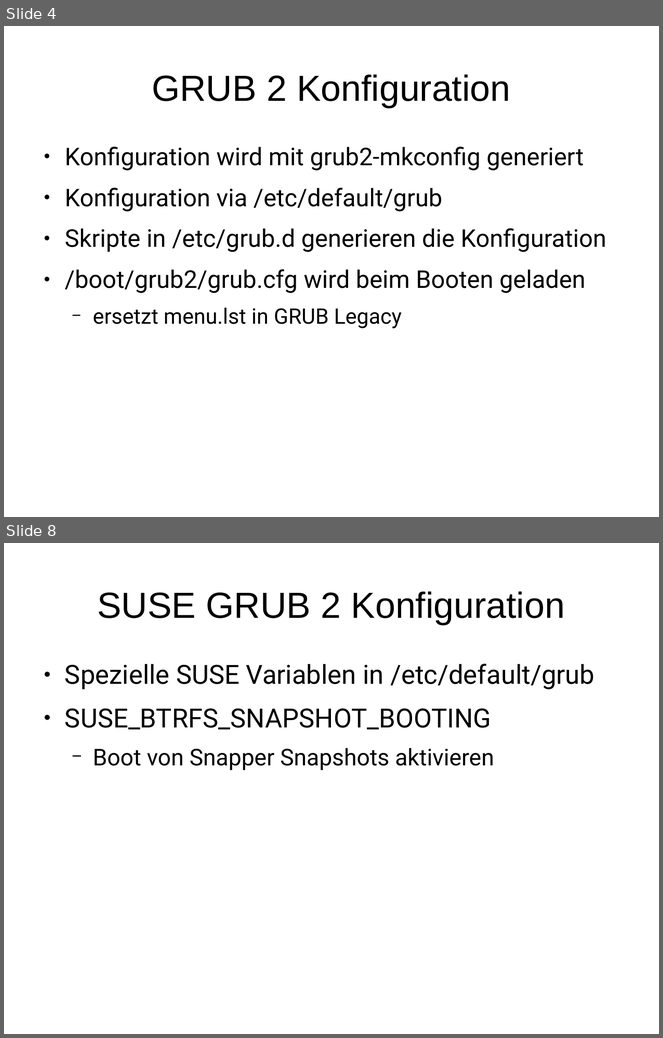
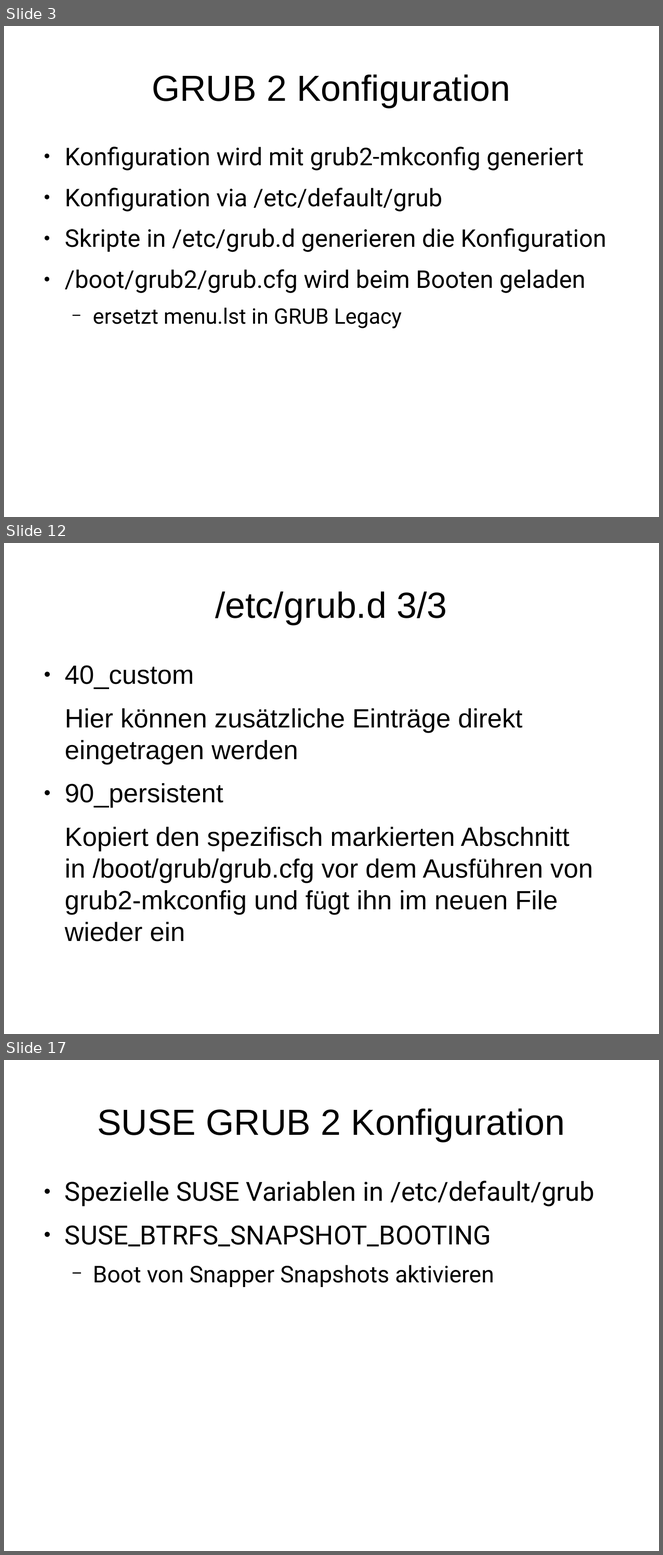
Before and after one commit to adfinis/adsy-trainings, a slide deck: SSA_SUSE-System-Administration/1004_grub2/modul_grub2_1004_01_slides.odp. Shown one above the other, each under a label of ours: slides 4 and 8 before the commit, slides 3, 12 and 17 after it; the slides between them are not shown. The pictures are 663x1038 and 663x1555 pixels, drawn with LibreOffice and Linux fonts; fonts in the diff are those of the drawing. Boxes give left, top, right and bottom in pixels: in the first picture for what was removed or moved away, otherwise in the second. Text is boxed around its words. In the diff, an @@ line names an element or a change of style, - is before the commit and + after.

Commit message:
pimp grub2 slides

```diff
--- a/SSA_SUSE-System-Administration/1004_grub2/modul_grub2_1004_01_slides.odp
+++ b/SSA_SUSE-System-Administration/1004_grub2/modul_grub2_1004_01_slides.odp
@@ slide 12 added at (4, 543, 659, 1034), background #FFFFFF @@
@@ title added at (215, 591, 447, 625), 44 pt, text #000000 @@
+/etc/grub.d 3/3
@@ text added at (65, 665, 593, 942), 32 pt, text #000000 @@
+● 40_custom
+Hier können zusätzliche Einträge direkt eingetragen werden
+● 90_persistent
+Kopiert den spezifisch markierten Abschnitt in /boot/grub/grub.cfg vor dem Ausführen von grub2-mkconfig und fügt ihn im neuen File wieder ein
@@ what was slide 4 is now slide 3 @@
@@ what was slide 8 is now slide 17 @@
```
Also in this commit, not shown: 4 slides changed, 15 other slides added, 1 slide removed.
